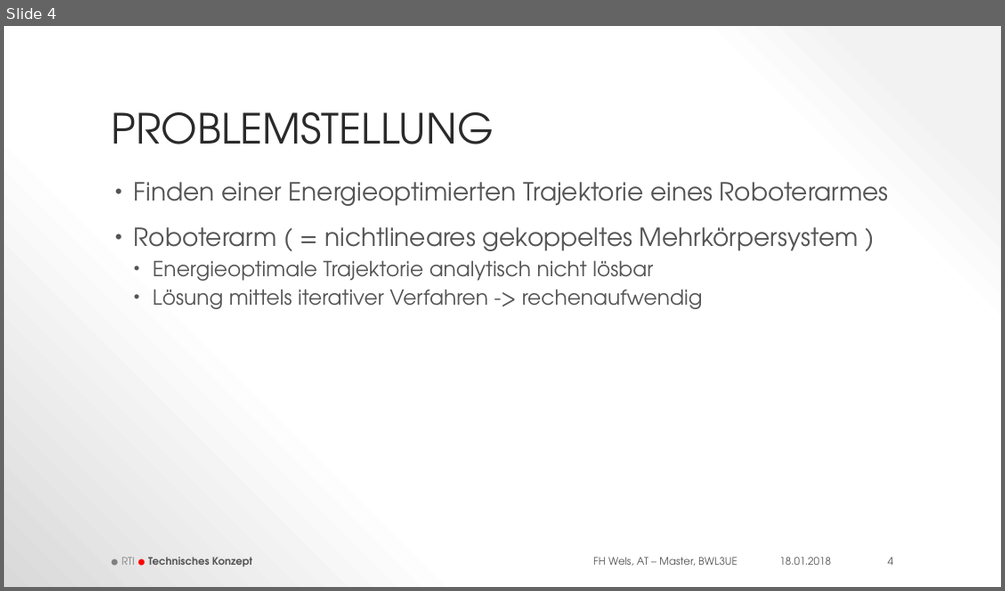
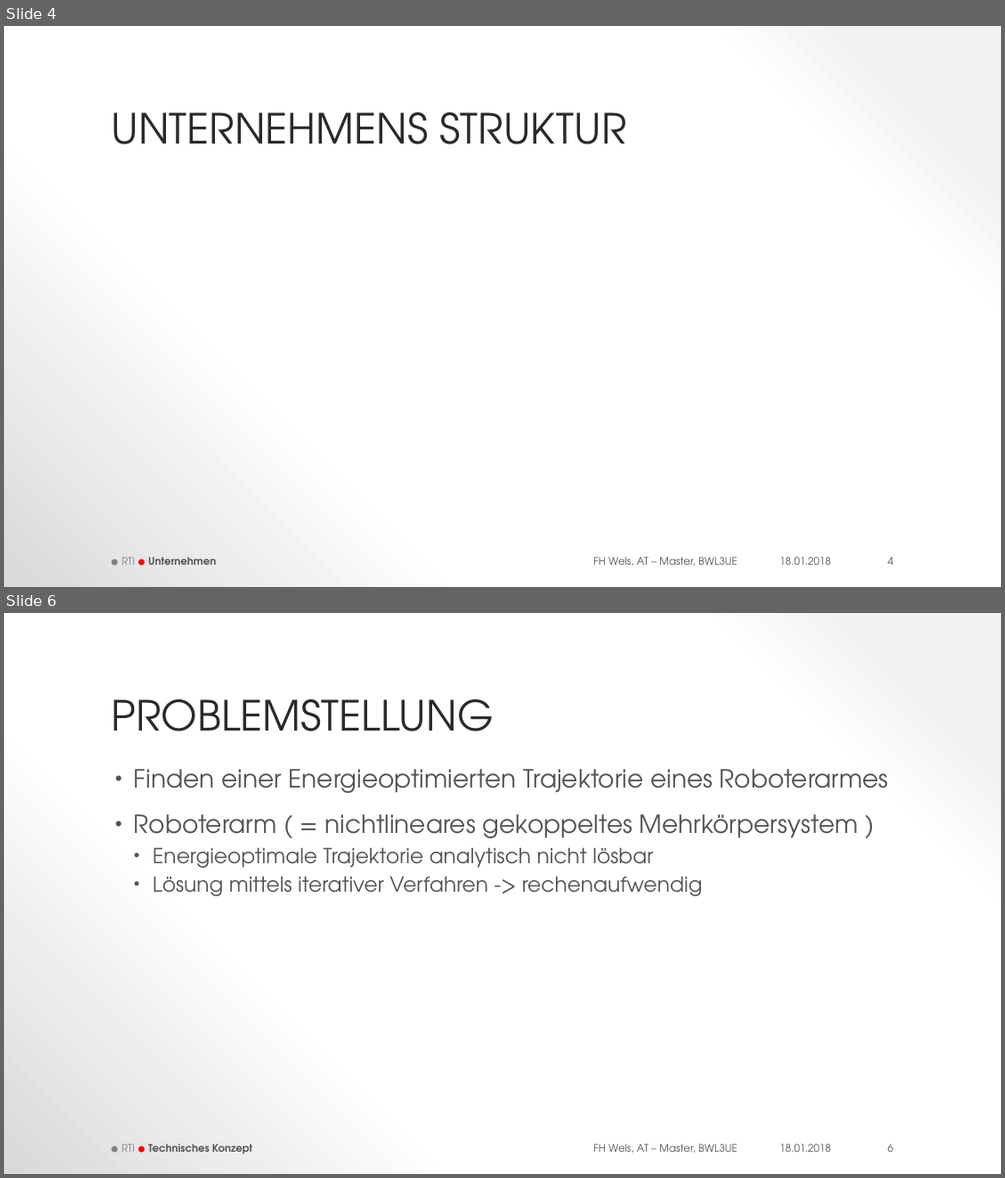
Before and after one commit to thunderbug1/BWL, a slide deck: Präsentation/RTI_Businessplan.pptx. Shown one above the other, each under a label of ours: slide 4 before the commit, slides 4 and 6 after it; the slides between them are not shown. The pictures are 1005x591 and 1005x1178 pixels, drawn with LibreOffice and Linux fonts; fonts in the diff are those of the drawing; background and template pictures are left out. Boxes give left, top, right and bottom in pixels: in the first picture for what was removed or moved away, otherwise in the second. Text is boxed around its words. In the diff, an @@ line names an element or a change of style, - is before the commit and + after.

```diff
--- a/Präsentation/RTI_Businessplan.pptx
+++ b/Präsentation/RTI_Businessplan.pptx
@@ slide 4 added at bbox=[4, 26, 1001, 587], background picture (left out); not listed: 1 template element that a slide beside it also shows @@
@@ title added at bbox=[112, 112, 626, 144], 37.8 pt, text #2A2A2A @@
+UNTERNEHMENS STRUKTUR
@@ text added at bbox=[121, 556, 216, 564], 9.4 pt, text #545454, bold @@
+● RTI ● Unternehmen
@@ text added at bbox=[779, 556, 831, 564], 9.4 pt, text #545454 @@
+18.01.2018
@@ page number added at bbox=[888, 556, 893, 564], 9.4 pt, text #545454 @@
+4
@@ what was slide 4 is now slide 6 @@
@@ page number at bbox=[888, 1143, 893, 1151]: text changed @@
-4
+6
```
Also in this commit, not shown: 4 slides changed, 1 other slide added.
